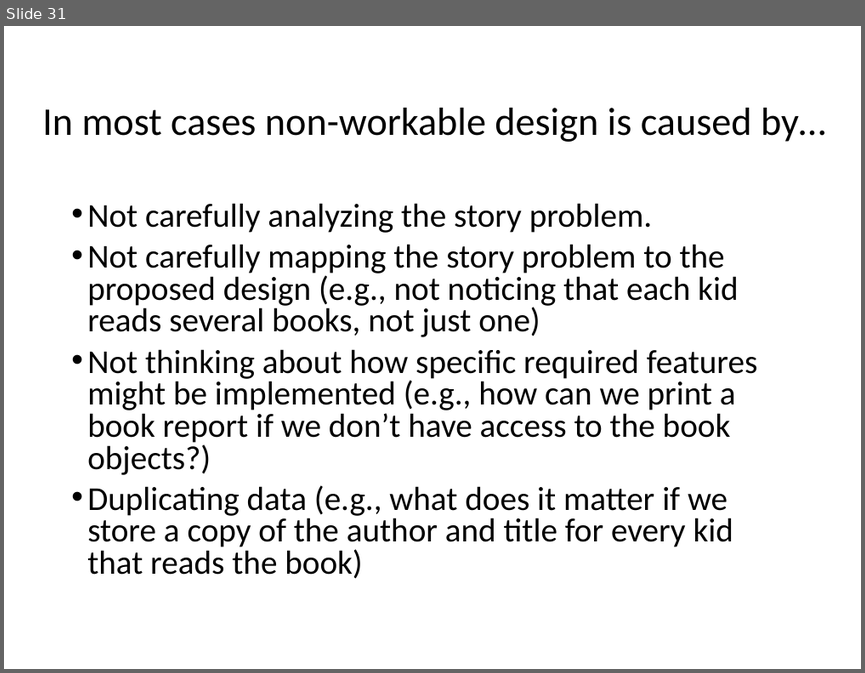
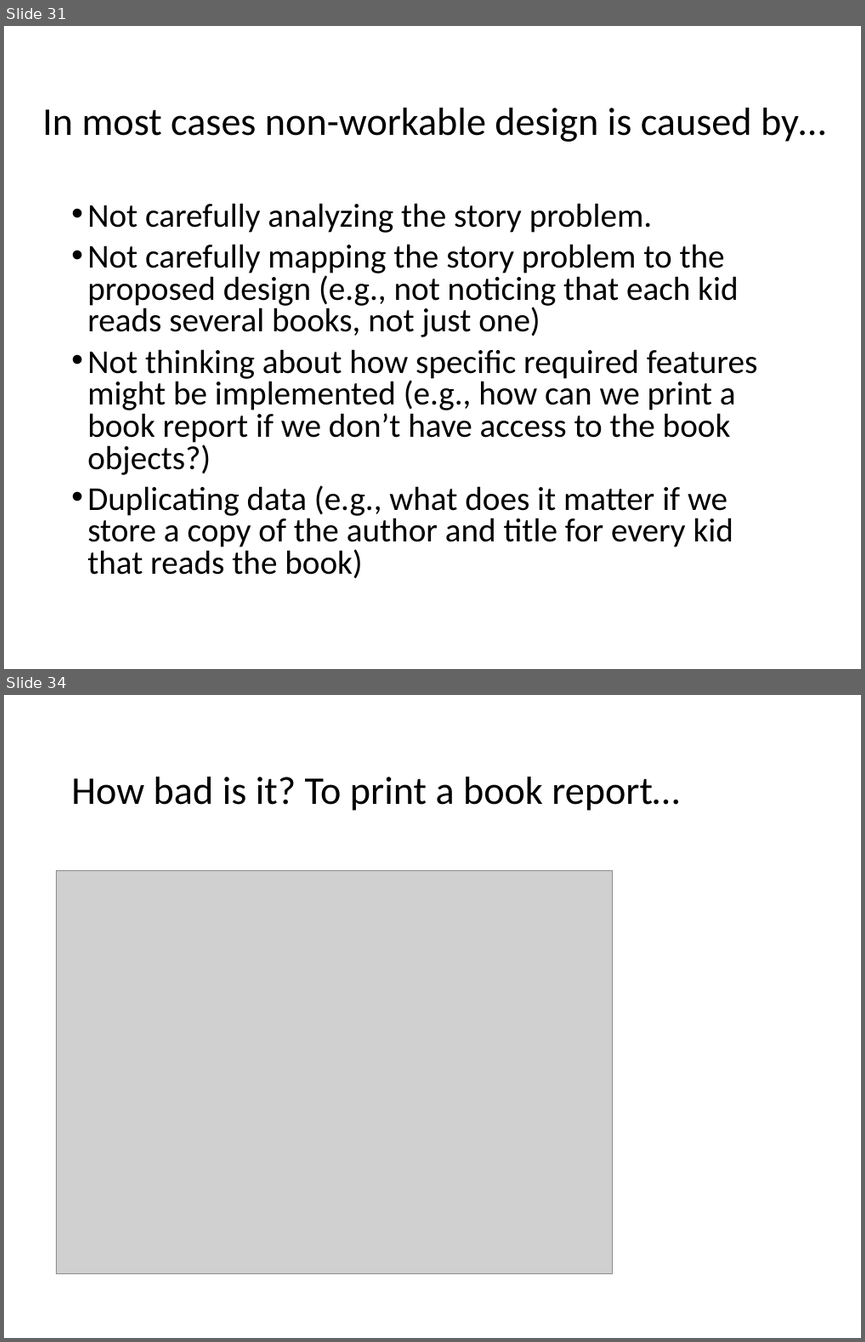
Before and after one commit to RHIT-CSSE/csse220, a slide deck: ClassMaterials/SETechniques/Slides/Part4-SETechniques-BookTrackerProblem.pptx. Shown one above the other, each under a label of ours: slide 31 before the commit, slides 31 and 34 after it; the slides between them are not shown. The pictures are 865x673 and 865x1342 pixels, drawn with LibreOffice and Linux fonts; fonts in the diff are those of the drawing; grey boxes stand for pictures. Boxes give left, top, right and bottom in pixels: in the first picture for what was removed or moved away, otherwise in the second. Text is boxed around its words. In the diff, an @@ line names an element or a change of style, - is before the commit and + after.

```diff
--- a/ClassMaterials/SETechniques/Slides/Part4-SETechniques-BookTrackerProblem.pptx
+++ b/ClassMaterials/SETechniques/Slides/Part4-SETechniques-BookTrackerProblem.pptx
@@ slide 34 added at (4,695,861,1338), background #FFFFFF @@
@@ title added at (71,777,679,811), 33 pt, text #000000 @@
+How bad is it? To print a book report…
@@ picture added at (56,871,612,1274) @@
```
Also in this commit, not shown: 1 slide changed, 2 other slides added, 11 other files.
